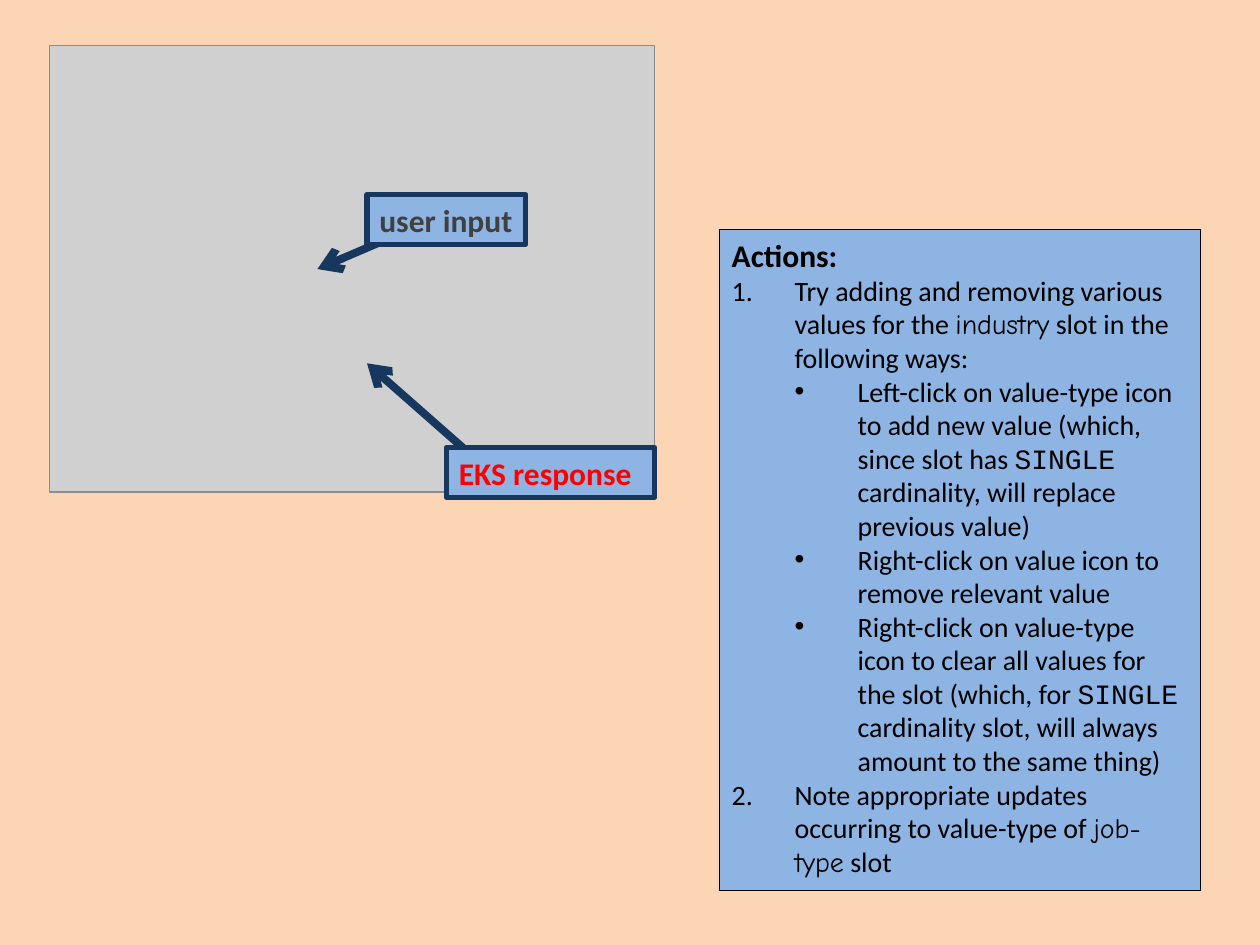
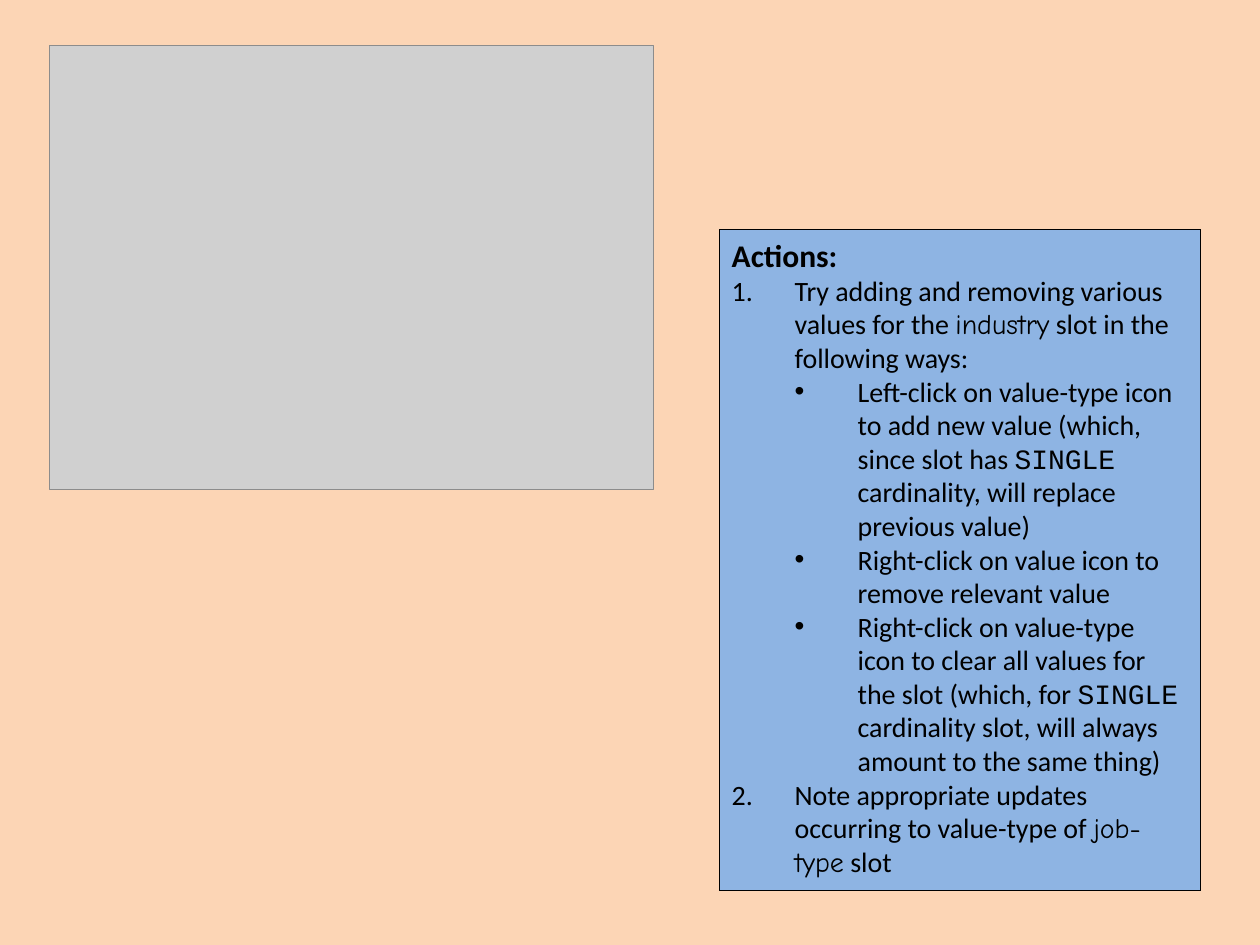
Before and after one commit to colin-puleston/mekon-hobo, a slide deck: slide 34 of docs/MEKON-HOBO Introductory Tutorial.pptx. Drawn at 1260x945 pixels with LibreOffice and Linux fonts; fonts in the diff are those of the drawing; grey boxes stand for pictures. Boxes give left, top, right and bottom in pixels: in the first picture for what was removed or moved away, otherwise in the second. Text is boxed around its words. In the diff, an @@ line names an element or a change of style, - is before the commit and + after.

```diff
--- a/docs/MEKON-HOBO Introductory Tutorial.pptx
+++ b/docs/MEKON-HOBO Introductory Tutorial.pptx
@@ rectangle removed at (367,195,525,244) @@
-user input
@@ arrow removed from (387, 239) to (318, 270) @@
@@ arrow removed from (491, 472) to (367, 363) @@
@@ rectangle removed at (446,447,654,496) @@
-EKS response
```
Also in this commit, not shown: 31 other slides changed.
